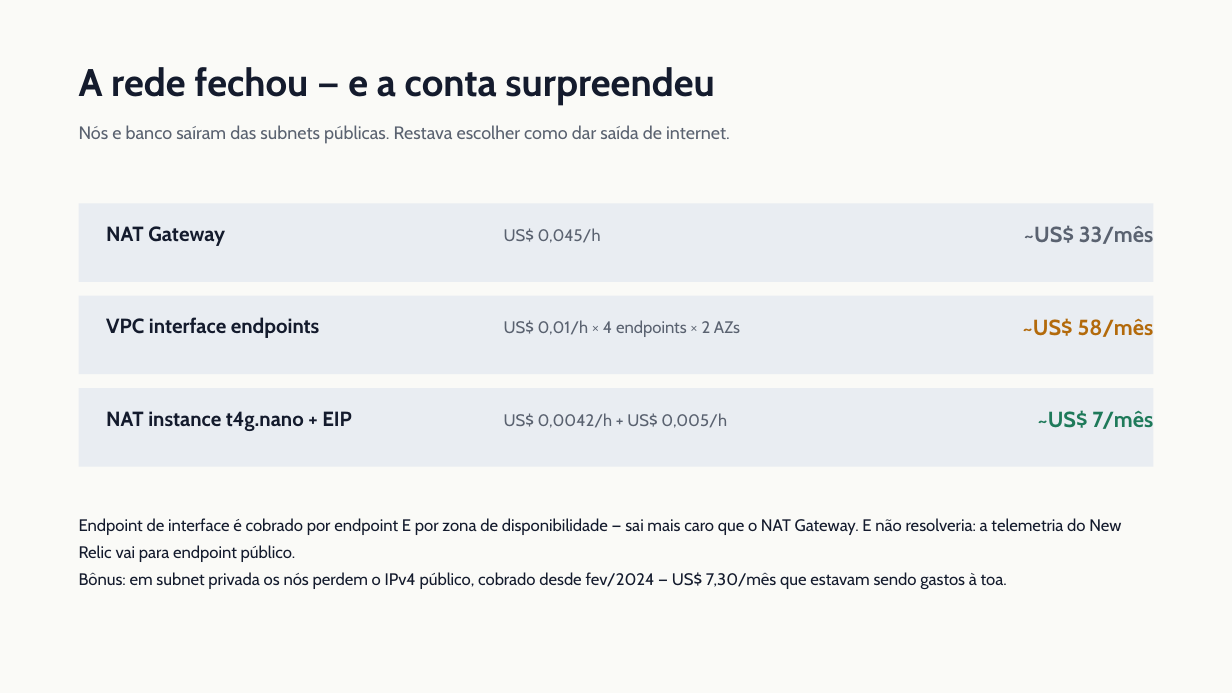
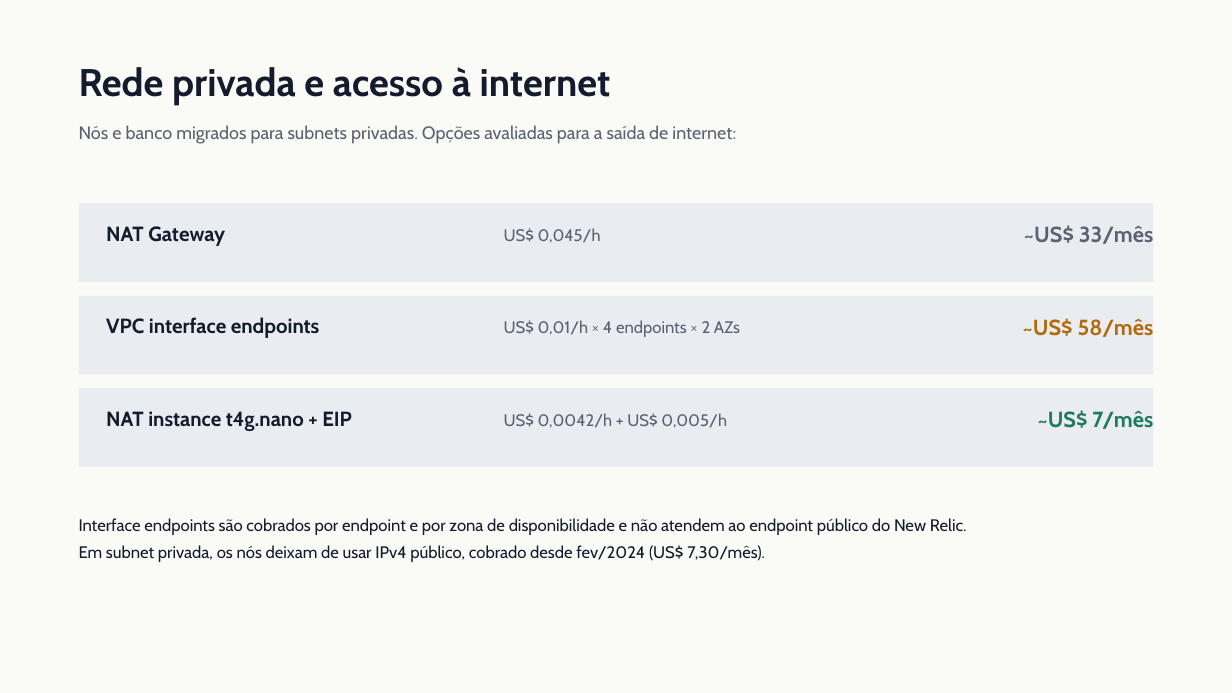
Before and after one commit to Guilherme-Fumagali/tech-challenge-1, a slide deck: slide 7 of docs/tech-challenge-3/apresentacao.pptx. Drawn at 1232x693 pixels with LibreOffice and Linux fonts; fonts in the diff are those of the drawing. Boxes give left, top, right and bottom in pixels: in the first picture for what was removed or moved away, otherwise in the second. Text is boxed around its words. In the diff, an @@ line names an element or a change of style, - is before the commit and + after.

```diff
--- a/docs/tech-challenge-3/apresentacao.pptx
+++ b/docs/tech-challenge-3/apresentacao.pptx
@@ text at (79, 67, 611, 105): text changed @@
-A rede fechou — e a conta surpreendeu
+Rede privada e acesso à internet
@@ text at (79, 125, 736, 144): text changed @@
-Nós e banco saíram das subnets públicas. Restava escolher como dar saída de internet.
+Nós e banco migrados para subnets privadas. Opções avaliadas para a saída de internet:
@@ text at (79, 518, 967, 562): text changed @@
-Endpoint de interface é cobrado por endpoint E por zona de disponibilidade — sai mais caro que o NAT Gateway. E não resolveria: a telemetria do New Relic vai para endpoint público.
-Bônus: em subnet privada os nós perdem o IPv4 público, cobrado desde fev/2024 — US$ 7,30/mês que estavam sendo gastos à toa.
+Interface endpoints são cobrados por endpoint e por zona de disponibilidade e não atendem ao endpoint público do New Relic.
+Em subnet privada, os nós deixam de usar IPv4 público, cobrado desde fev/2024 (US$ 7,30/mês).
```
Also in this commit, not shown: 13 other slides changed, 1 other file.
